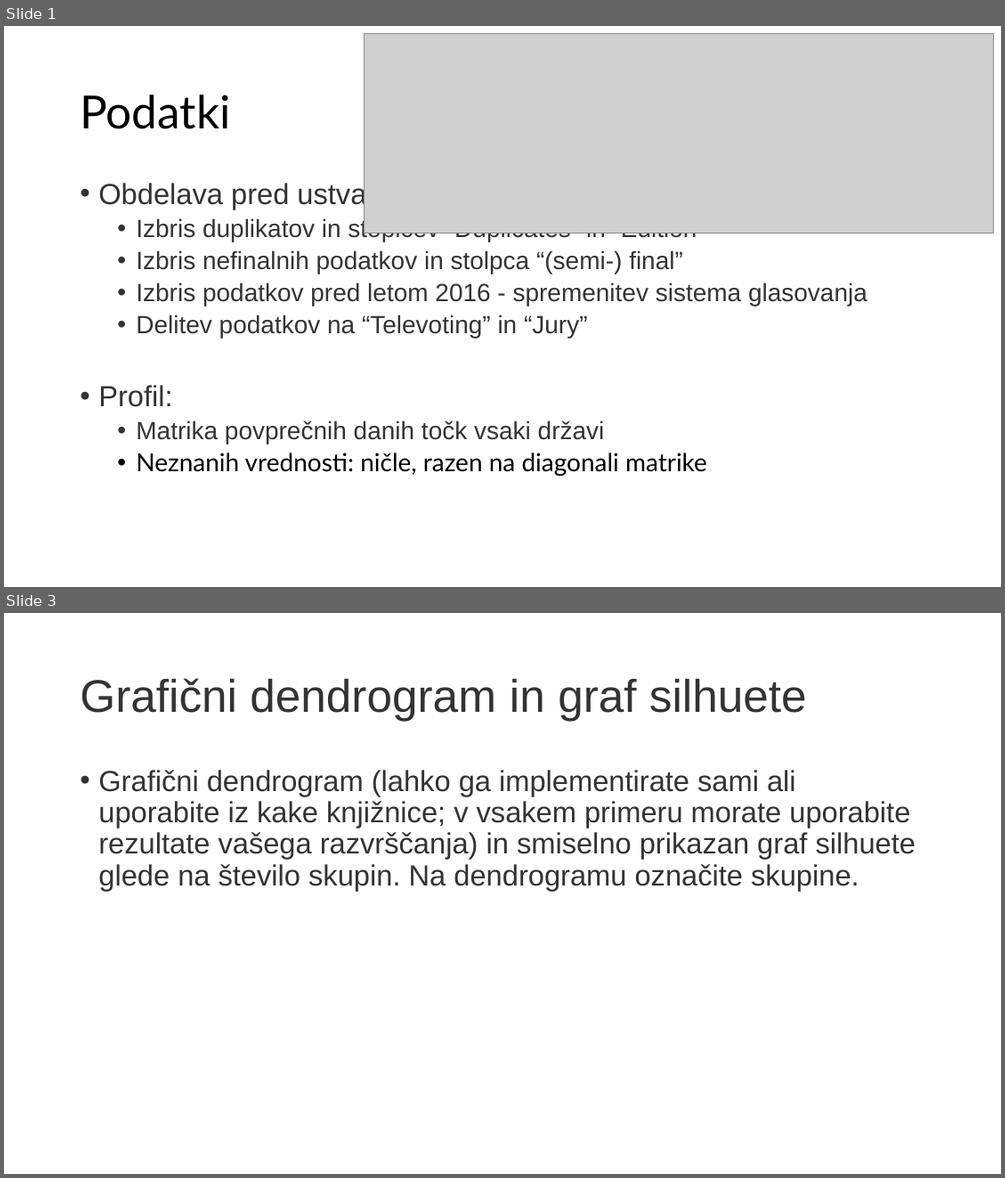
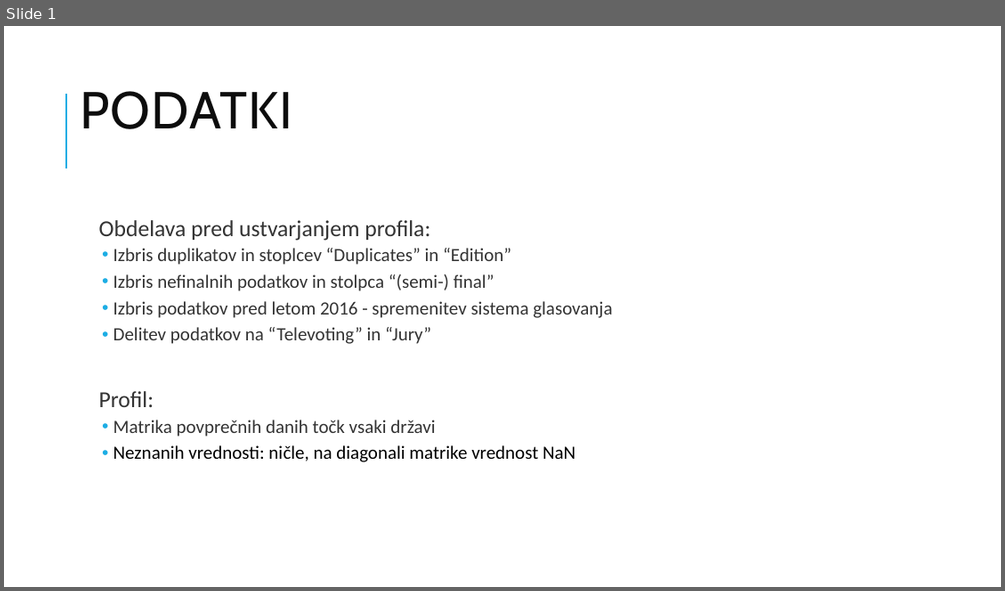
Before and after one commit to MatevzVidovic/UOZP, a slide deck: Aljaz/Naloga1/Aljaž_Rakovec_hw1.pptx. Shown one above the other, each under a label of ours: slides 1 and 3 before the commit, slide 1 after it; the slides between them are not shown. The pictures are 1005x1178 and 1005x591 pixels, drawn with LibreOffice and Linux fonts; fonts in the diff are those of the drawing; grey boxes stand for pictures. Boxes give left, top, right and bottom in pixels: in the first picture for what was removed or moved away, otherwise in the second. Text is boxed around its words. In the diff, an @@ line names an element or a change of style, - is before the commit and + after.

```diff
--- a/Aljaz/Naloga1/Aljaž_Rakovec_hw1.pptx
+++ b/Aljaz/Naloga1/Aljaž_Rakovec_hw1.pptx
@@ slide 3 removed at (4,613,1001,1174), background #FFFFFF @@
@@ title removed at (80,678,807,721) @@
-Grafični dendrogram in graf silhuete
@@ text removed at (98,770,915,890) @@
-• Grafični dendrogram (lahko ga implementirate sami ali uporabite iz kake knjižnice; v vsakem primeru morate uporabite rezultate vašega razvrščanja) in smiselno prikazan graf silhuete glede na število skupin. Na dendrogramu označite skupine.
@@ slide 1 changed as well @@
@@ picture removed at (364,33,994,233) @@
@@ line added from (66, 168) to (66, 94), #1CADE4 1.5 pt @@
@@ title at (80,91,292,129): text changed; size 44 to 50 pt; font Lato to Cabin; text colour #000000 to #0D0D0D @@
-Podatki
+PODATKI
@@ text "Obdelava pred ustvarjanjem profila:": place and size @@
-text "Obdelava pred ustvarjanjem profila:" at (98,181,867,475)
+text "Obdelava pred ustvarjanjem profila:" at (99,220,612,462)
@@ text at (99,220,612,436): size 28 to 22 pt in "Obdelava pred ustvarjanjem profila:", "Profil:"; font Arial to Calibri in "Obdelava pred ustvarjanjem profila:", "Izbris duplikatov in stoplcev “Duplicates” in “Edition”", "Izbris nefinalnih podatkov in stolpca “(semi-) final”", "Izbris podatkov pred letom 2016 - spremenitev ..." and 3 more places; size 24 to 18 pt in "Izbris duplikatov in stoplcev “Duplicates” in “Edition”", "Izbris nefinalnih podatkov in stolpca “(semi-) final”", "Izbris podatkov pred letom 2016 - spremenitev ...", "Delitev podatkov na “Televoting” in “Jury”" and 1 more places; bullet • to  ; more space between paragraphs; indent changed @@
@@ text at (113,445,575,462): text changed; size 24 to 18 pt; font Lato to Calibri @@
-  • Neznanih vrednosti: ničle, razen na diagonali matrike
+  • Neznanih vrednosti: ničle, na diagonali matrike vrednost NaN
```
Also in this commit, not shown: 5 slides added, 5 other slides removed, 12 other files.
